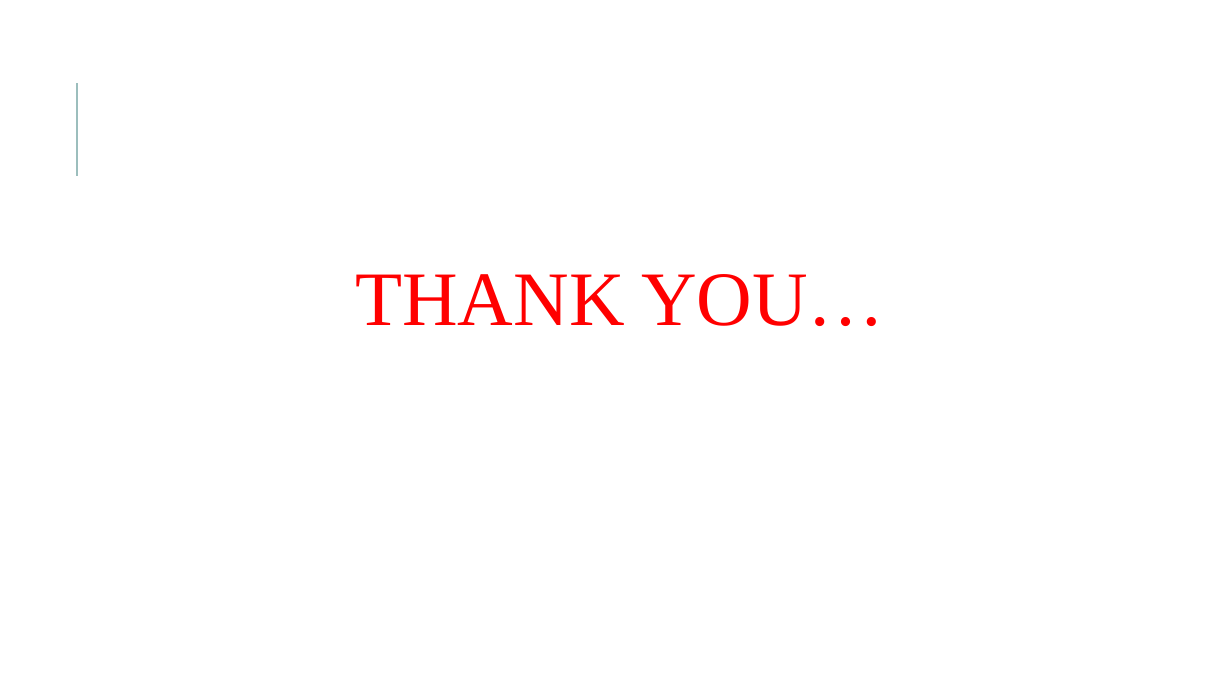
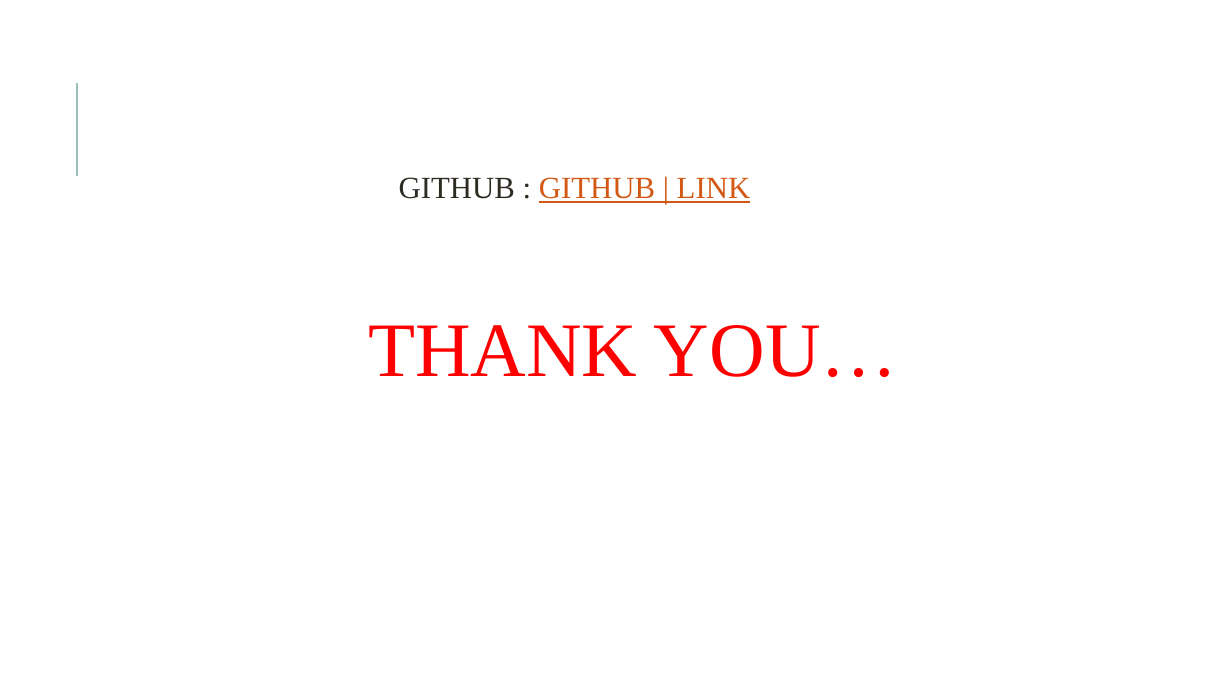
Before and after one commit to Karthik0505/KARTHIK.N_DataVista-Sales-Data-Analysis-and-Visualization_Infosys_Internship_Oct2024, a slide deck: slide 13 of Final_Project/PRESENTATION.pptx. Drawn at 1232x693 pixels with LibreOffice and Linux fonts; fonts in the diff are those of the drawing. Boxes give left, top, right and bottom in pixels: in the first picture for what was removed or moved away, otherwise in the second. Text is boxed around its words. In the diff, an @@ line names an element or a change of style, - is before the commit and + after.

```diff
--- a/Final_Project/PRESENTATION.pptx
+++ b/Final_Project/PRESENTATION.pptx
@@ text added at [399,177,751,203], 24 pt, text #D25814, underline @@
+GITHUB : GITHUB | LINK
@@ text "THANK YOU…": place and size @@
-text "THANK YOU…" at [355,274,885,326]
+text "THANK YOU…" at [368,325,898,377]
```
